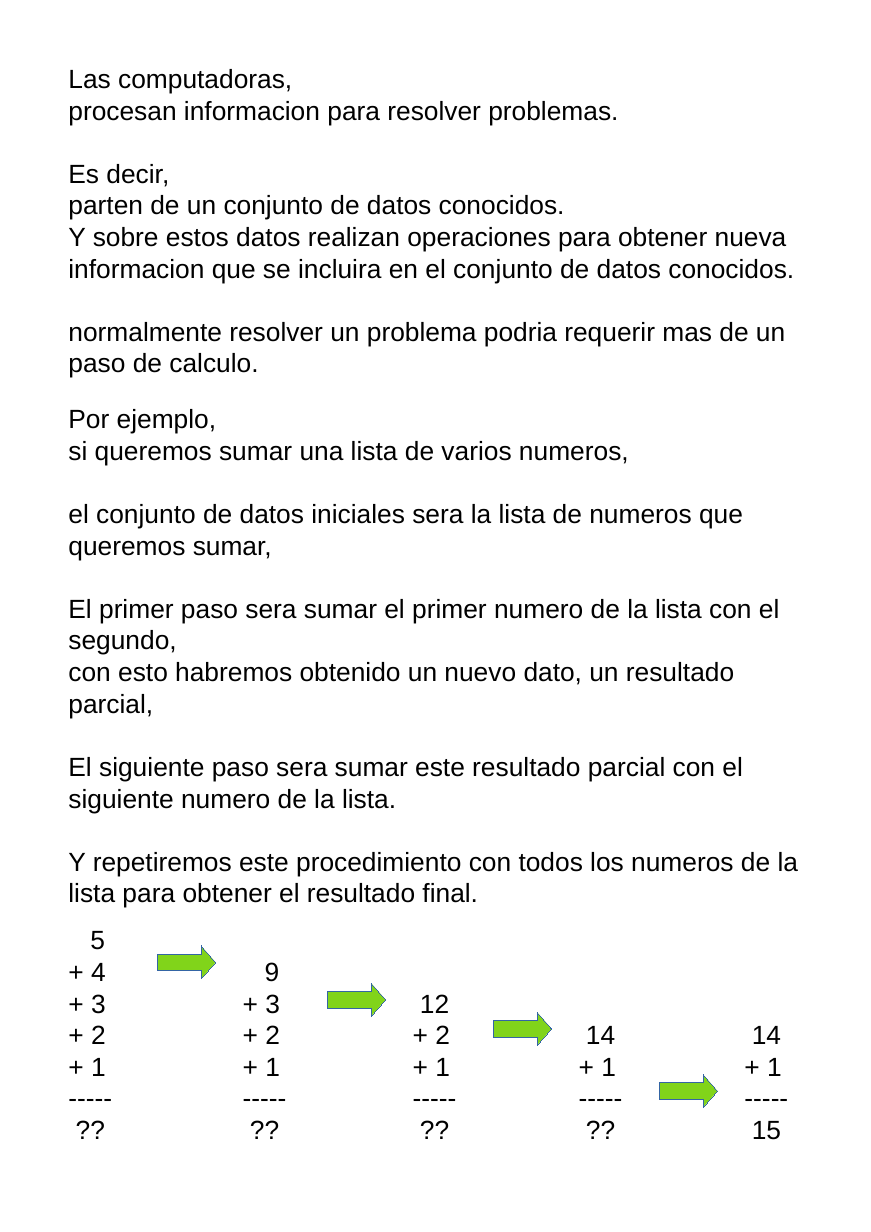
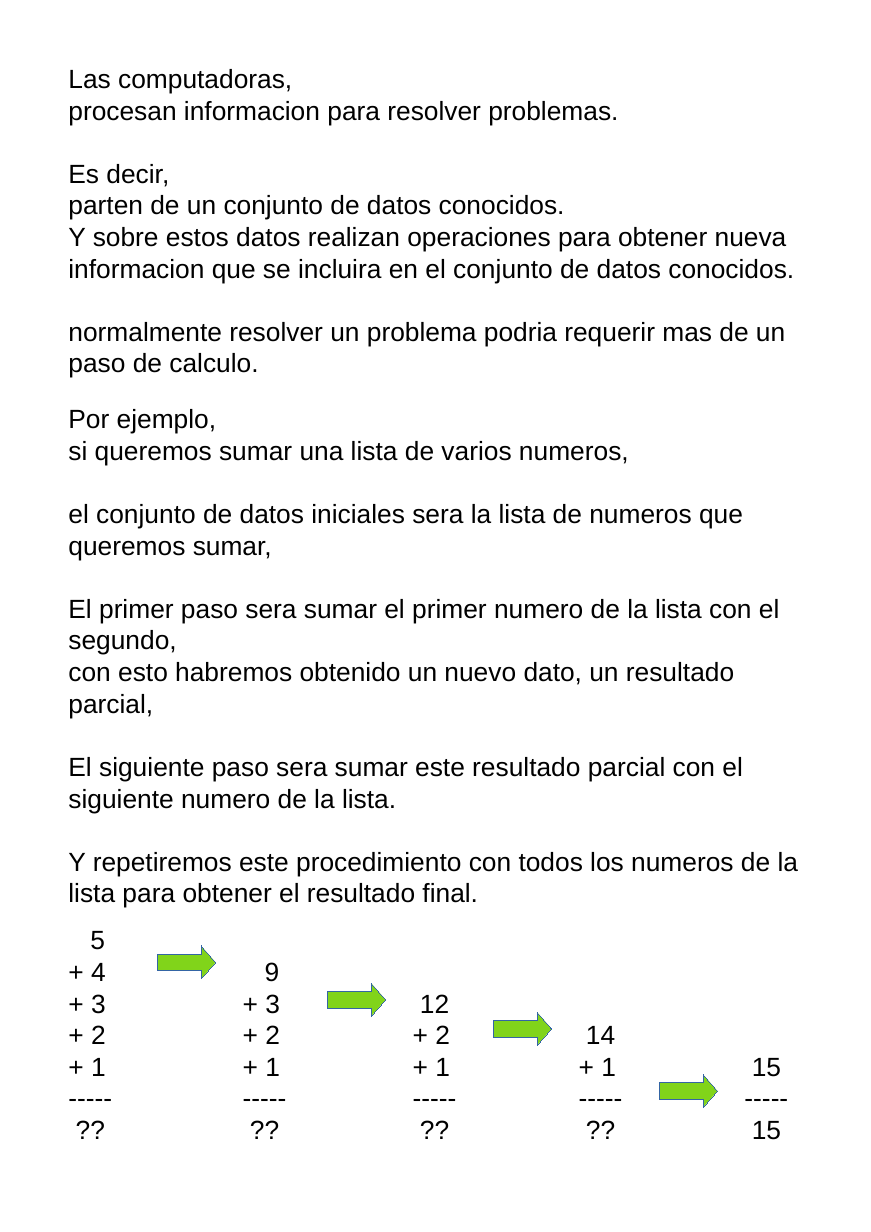
Before and after one commit to fabhrius/La-Cosa, a slide deck: slide 2 of capitulos/Procesamiento de la informacion/Procesamiento de la informacion.odp. Drawn at 871x1232 pixels with LibreOffice and Linux fonts; fonts in the diff are those of the drawing. Boxes give left, top, right and bottom in pixels: in the first picture for what was removed or moved away, otherwise in the second. Text is boxed around its words. In the diff, an @@ line names an element or a change of style, - is before the commit and + after.

```diff
--- a/capitulos/Procesamiento de la informacion/Procesamiento de la informacion.odp
+++ b/capitulos/Procesamiento de la informacion/Procesamiento de la informacion.odp
@@ text at bbox=[752, 1058, 781, 1077]: text changed @@
-14
-+ 1
+15
```
Also in this commit, not shown: 1 other slide changed, 4 slides added, 1 other file.
